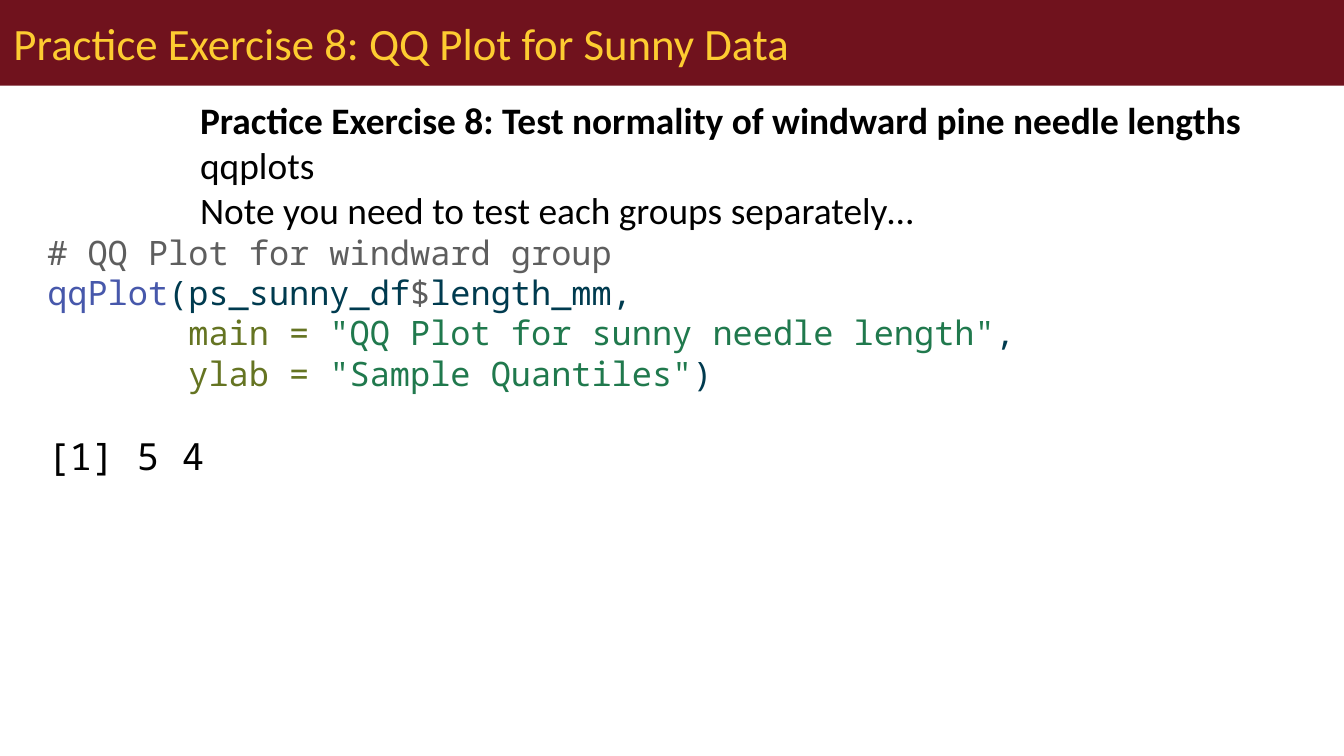
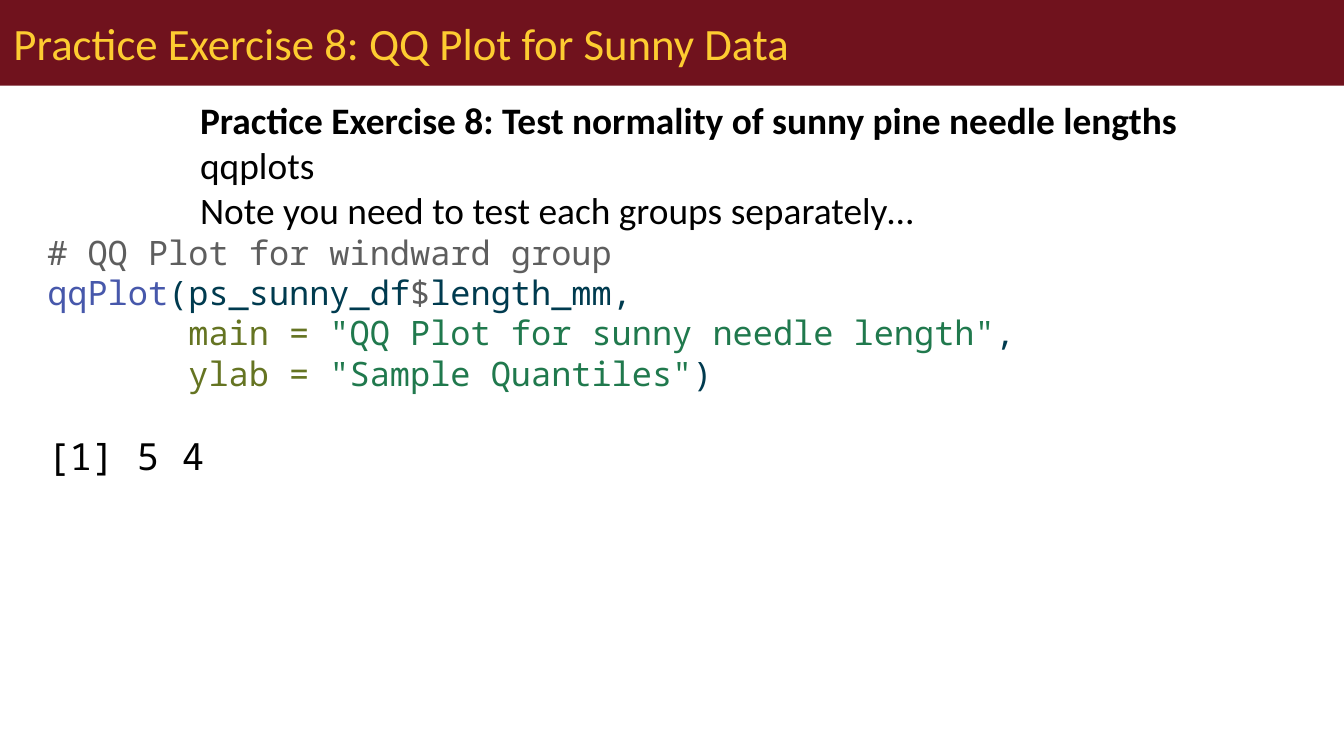
Before and after one commit to wlperry/umd_biostats, a slide deck: slide 30 of docs/ecostats_lectures/lecture_05/05_01_lecture_powerpoint.pptx (slide 31 before the commit). Drawn at 1344x756 pixels with LibreOffice and Linux fonts; fonts in the diff are those of the drawing. Boxes give left, top, right and bottom in pixels: in the first picture for what was removed or moved away, otherwise in the second. Text is boxed around its words. In the diff, an @@ line names an element or a change of style, - is before the commit and + after.

```diff
--- a/docs/ecostats_lectures/lecture_05/05_01_lecture_powerpoint.pptx
+++ b/docs/ecostats_lectures/lecture_05/05_01_lecture_powerpoint.pptx
@@ text at (200,107,1176,141): text changed @@
-Practice Exercise 8: Test normality of windward pine needle lengths
+Practice Exercise 8: Test normality of sunny pine needle lengths
```
Also in this commit, not shown: 20 other slides changed, 1 slide removed, 22 other files.
